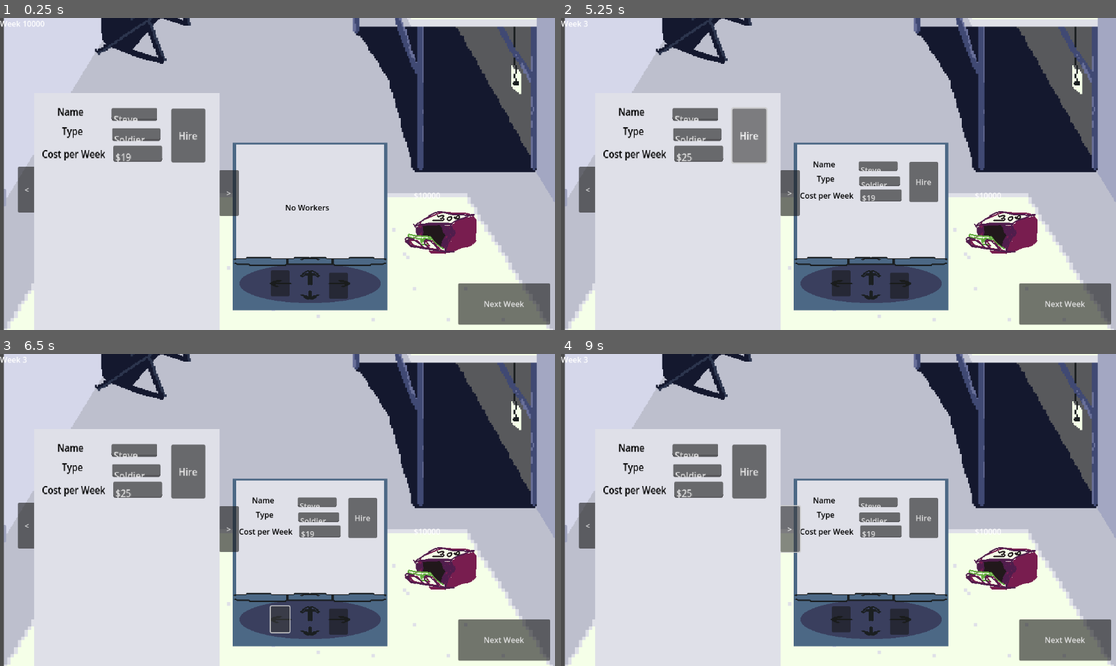
Above: before the commit, frames 1-4 (two rows, left to right).
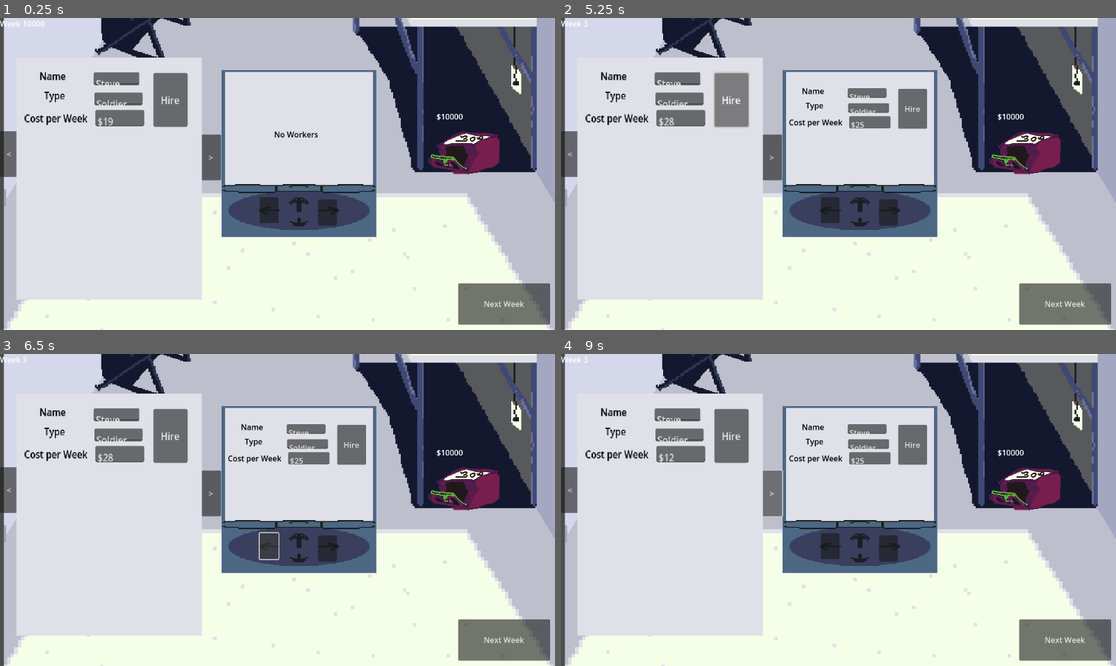
Above: after the commit, the same moments.

Repository: deruitda/ludum-dare-58
Game: Godot game, scene res://main.tscn
Same seed, same stepped clock (60 frames per second), same inputs: the game is played once before the commit and once after it.
Inputs (mouse positions are in pixels of both pictures, inside the frame that each line leads up to; where the layout moved, square brackets give the same spot in the first picture):
- Up to frame 1 (0.25 s): no input
- Up to frame 2 (5.25 s): click (827, 211) [838, 283] at 0.5 s; click (888, 211) [899, 286] at 1.25 s; click "<" at 2 s; click ">" at 2.75 s; click "Next Week" at 3.5 s; click "Next Week" at 4.25 s; click "Hire" at 5 s
- Up to frame 3 (6.5 s): click (266, 547) [277, 619] at 5.75 s
- Up to frame 4 (9 s): click (888, 547) [899, 622] at 6.5 s; click "Hire" at 7.25 s; click "<" at 8 s; click ">" at 8.75 s

The runs differ from the first frame. In frame 1, 34% of the frame differs, in the area x 0-90%, y 12-100%; in frame 2, 35%; in frame 3, 35%; in frame 4, 35%.
Error in both runs: Out of bounds get index '-1' (on base: 'Array[Worker]') (res://desk/phone.gd:44)

Commit message:
paginator

Diff:
--- a/desk/Resumes/resume.gd
+++ b/desk/Resumes/resume.gd
@@ -20,4 +20,5 @@
 	no_resumes_left.visible = true
 
 func _on_worker_view_action_button_pressed(worker: Worker) -> void:
+	print('resume')
 	on_hire_button_pressed.emit(worker)
--- a/desk/Resumes/resumes.gd
+++ b/desk/Resumes/resumes.gd
@@ -1,6 +1,8 @@
 extends Node2D
 class_name Resumes
 @onready var candidate_manager: CandidateManager
+
+@export var paginator: Paginator
 @export var resume: Resume
 
 @onready var current_index: int = 0
@@ -9,44 +11,41 @@
 func set_candidate_manager(cm: CandidateManager) -> void:
 	candidate_manager = cm
 	candidate_manager.worker_generated.connect(worker_generated)
-	if candidate_manager.get_number_of_hierable_workers() > 0:
-		resume.set_worker(candidate_manager.get_hierable_workers()[0])
-		initialized = true
+	candidate_manager.worker_hired.connect(worker_hired)
+	set_items()
+
+func set_items() -> void:
+	var workers = candidate_manager.get_hierable_workers()
+	paginator.set_items(workers)
+
+func set_worker_on_resume() -> void:
+	var has_items = paginator.has_items()
+	if paginator.has_items():
+		resume.set_worker(paginator.get_current_item() as Worker)
+
 
 func worker_generated(worker: Worker) -> void:
+	set_items()
 	if not initialized:
-		resume.set_worker(worker)
-		initialized = true
+		set_worker_on_resume()
 
+func worker_hired(worker: Worker) -> void:
+	set_items()
+	set_worker_on_resume()
 
 func _on_left_pressed() -> void:
-	var number_of_hireable_workers = candidate_manager.get_number_of_hierable_workers()
-	if current_index == 0:
-		current_index = number_of_hireable_workers - 1
-	else:
-		current_index = current_index - 1
-	resume.set_worker(candidate_manager.get_hierable_workers()[current_index])
-
-
+	paginator.paginate_left()
+	set_worker_on_resume()
 
 func _on_right_pressed() -> void:
-	var number_of_hireable_workers = candidate_manager.get_number_of_hierable_workers()
-	if current_index == number_of_hireable_workers - 1:
-		current_index = 0
-	else:
-		current_index = current_index + 1
-	resume.set_worker(candidate_manager.get_hierable_workers()[current_index])
-
+	paginator.paginate_left()
+	set_worker_on_resume()
 
 func _on_resume_on_hire_button_pressed(worker: Worker) -> void:
-	print("hire button")
-	candidate_manager.hire_worker_by_index(current_index)
-	var number_of_hireable_workers = candidate_manager.get_number_of_hierable_workers()
-
-	if number_of_hireable_workers == 0:
+	print('hiya')
+	candidate_manager.hire_worker_by_index(paginator.current_index)
+	set_items()
+	if not paginator.has_items():
 		resume.set_no_resumes_left_screen()
-		return
-
-	if candidate_manager.get_number_of_hierable_workers() == current_index:
-		current_index = current_index - 1
-	resume.set_worker(candidate_manager.get_hierable_workers()[current_index])
+	else:
+		set_worker_on_resume()
--- a/desk/Resumes/resumes.tscn
+++ b/desk/Resumes/resumes.tscn
@@ -1,10 +1,12 @@
-[gd_scene load_steps=3 format=3 uid="uid://bhoid1trkoqrp"]
+[gd_scene load_steps=4 format=3 uid="uid://bhoid1trkoqrp"]
 
 [ext_resource type="Script" uid="uid://bd0e47mwkyvb2" path="res://desk/Resumes/resumes.gd" id="1_jlcb0"]
 [ext_resource type="PackedScene" uid="uid://148tvjdfcv2j" path="res://desk/Resumes/resume.tscn" id="2_w0461"]
+[ext_resource type="PackedScene" uid="uid://bq8o5jne4yws1" path="res://utilities/paginator.tscn" id="3_o2tq0"]
 
-[node name="Resumes" type="Node2D" node_paths=PackedStringArray("resume")]
+[node name="Resumes" type="Node2D" node_paths=PackedStringArray("paginator", "resume")]
 script = ExtResource("1_jlcb0")
+paginator = NodePath("Paginator")
 resume = NodePath("Resume")
 
 [node name="Left" type="Button" parent="."]
@@ -24,6 +26,8 @@
 [node name="Resume" parent="." instance=ExtResource("2_w0461")]
 position = Vector2(5, -2)
 
+[node name="Paginator" parent="." instance=ExtResource("3_o2tq0")]
+
 [connection signal="pressed" from="Left" to="." method="_on_left_pressed"]
 [connection signal="pressed" from="Right" to="." method="_on_right_pressed"]
 [connection signal="on_hire_button_pressed" from="Resume" to="." method="_on_resume_on_hire_button_pressed"]
--- a/desk/room.tscn
+++ b/desk/room.tscn
@@ -18,13 +18,13 @@
 texture = ExtResource("2_bnidx")
 
 [node name="Phone" parent="." instance=ExtResource("3_4is0s")]
-position = Vector2(628, 445)
+position = Vector2(605, 293)
 
 [node name="MoneyCounter" parent="." instance=ExtResource("4_4is0s")]
-position = Vector2(920, 443)
+position = Vector2(967, 279)
 
 [node name="Resumes" parent="." instance=ExtResource("2_xcxlp")]
-position = Vector2(237, 356)
+position = Vector2(200, 282)
 
 [node name="ProgressButton" type="Button" parent="."]
 offset_left = 951.0
--- a/entities/IncomeStreams/income_stream.gd
+++ b/entities/IncomeStreams/income_stream.gd
@@ -9,8 +9,14 @@
 @export var duration_in_weeks: int = 10
 @export var accepted_worker_types: Array = []
 
+@onready var active_weeks_transpired: int = 0
+@onready var total_weekly_income: int = 0
+
 @onready var currentWorkers: Array[Worker] = []
 
 func add_worker(worker: Worker) -> void:
 	if  capacity > len(currentWorkers):
 		currentWorkers.append(worker)
+
+func get_weeks_left() -> int:
+	return duration_in_weeks - active_weeks_transpired
--- /dev/null
+++ b/ui/income_stream_view.gd
@@ -0,0 +1,14 @@
+extends Node2D
+class_name IncomeStreamView
+
+@export var name_label: Label
+@export var expected_weekly_income_label: Label
+@export var weeks_left_label: Label
+
+@onready var income_stream: IncomeStream
+
+func set_income_stream(new_income_stream: IncomeStream):
+	income_stream = new_income_stream
+	name_label.text = income_stream.name
+	expected_weekly_income_label.text = "$" + str(income_stream.income_per_week)
+	weeks_left_label.text = str(income_stream.get_weeks_left())
--- /dev/null
+++ b/ui/income_stream_view.tscn
@@ -0,0 +1,30 @@
+[gd_scene load_steps=2 format=3 uid="uid://euex01opw2ii"]
+
+[ext_resource type="Script" uid="uid://vcgoa0uv7lvn" path="res://ui/income_stream_view.gd" id="1_mdr4a"]
+
+[node name="IncomeStreamView" type="Node2D" node_paths=PackedStringArray("name_label", "expected_weekly_income_label", "weeks_left_label")]
+script = ExtResource("1_mdr4a")
+name_label = NodePath("NameLabel")
+expected_weekly_income_label = NodePath("ExpectedWeeklyIncomeLabel")
+weeks_left_label = NodePath("WeeksLeftLabel")
+
+[node name="NameLabel" type="Label" parent="."]
+offset_left = 32.0
+offset_top = 9.0
+offset_right = 132.0
+offset_bottom = 34.0
+text = "Steve"
+
+[node name="ExpectedWeeklyIncomeLabel" type="Label" parent="."]
+offset_left = 34.0
+offset_top = 37.0
+offset_right = 66.0
+offset_bottom = 60.0
+text = "$10"
+
+[node name="WeeksLeftLabel" type="Label" parent="."]
+offset_left = 36.0
+offset_top = 64.0
+offset_right = 144.0
+offset_bottom = 87.0
+text = "10 Weeks Left"
--- /dev/null
+++ b/utilities/paginator.gd
@@ -0,0 +1,32 @@
+extends Node
+class_name Paginator
+
+@onready var items: Array = []
+@onready var current_index: int = 1
+
+func set_items(new_items: Array) -> void:
+	items = new_items
+
+func get_current_item() -> Node:
+	if len(items) - 1 < current_index:
+		current_index = len(items) - 1
+	return items.get(current_index) as Node
+
+func paginate_right() -> void:
+	var total_count = len(items)
+
+	if current_index == total_count - 1:
+		current_index = 0
+	else:
+		current_index = current_index + 1
+
+func paginate_left() -> void:
+
+	var total_count = len(items)
+	if current_index == 0:
+		current_index = total_count - 1
+	else:
+		current_index = current_index - 1
+
+func has_items() -> bool:
+	return len(items) > 0
--- /dev/null
+++ b/utilities/paginator.tscn
@@ -0,0 +1,6 @@
+[gd_scene load_steps=2 format=3 uid="uid://bq8o5jne4yws1"]
+
+[ext_resource type="Script" uid="uid://bj6ts2m353w5l" path="res://utilities/paginator.gd" id="1_kn756"]
+
+[node name="Paginator" type="Node"]
+script = ExtResource("1_kn756")
Not shown, added: ui/income_stream_view.gd.uid
Not shown, added: utilities/paginator.gd.uid
